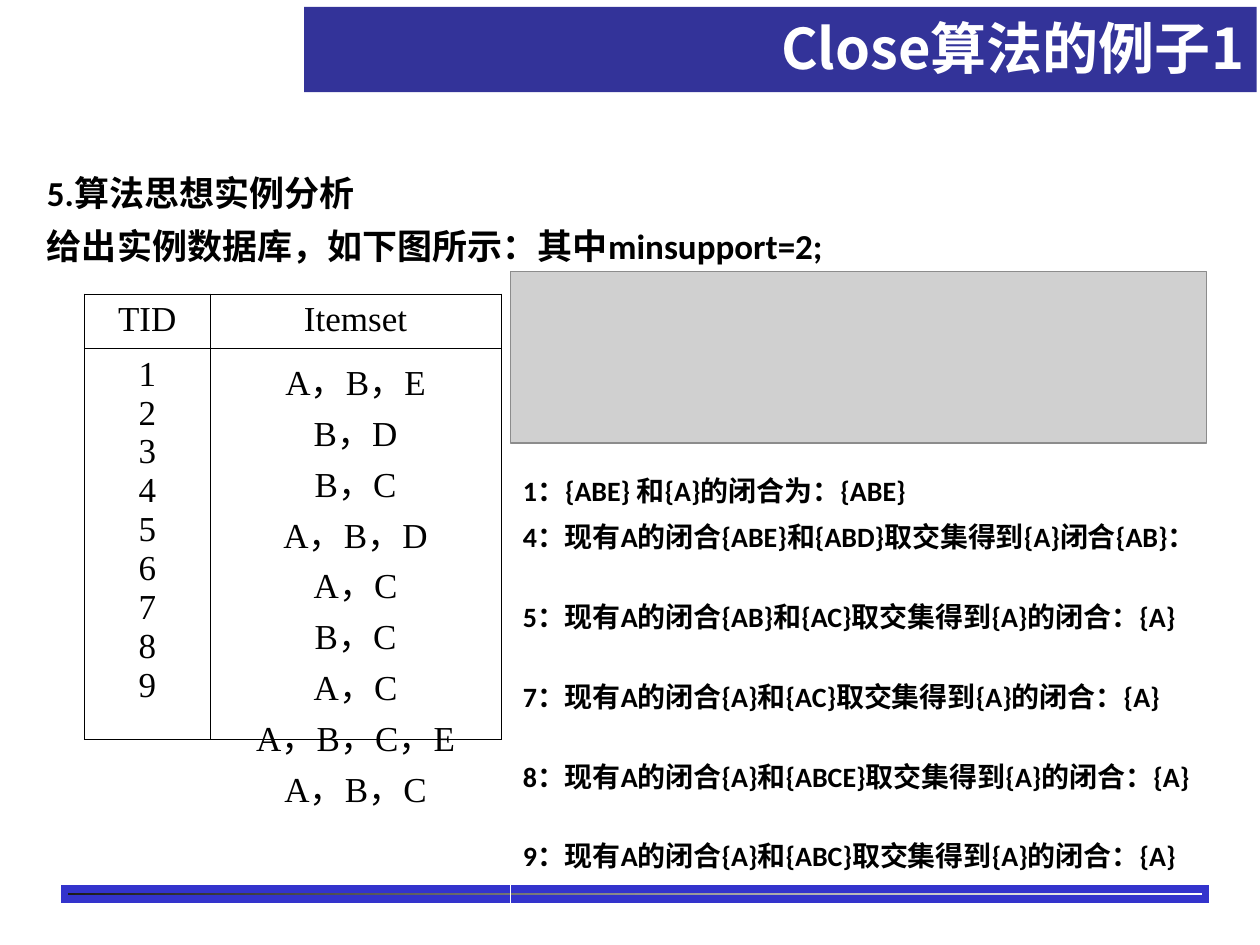
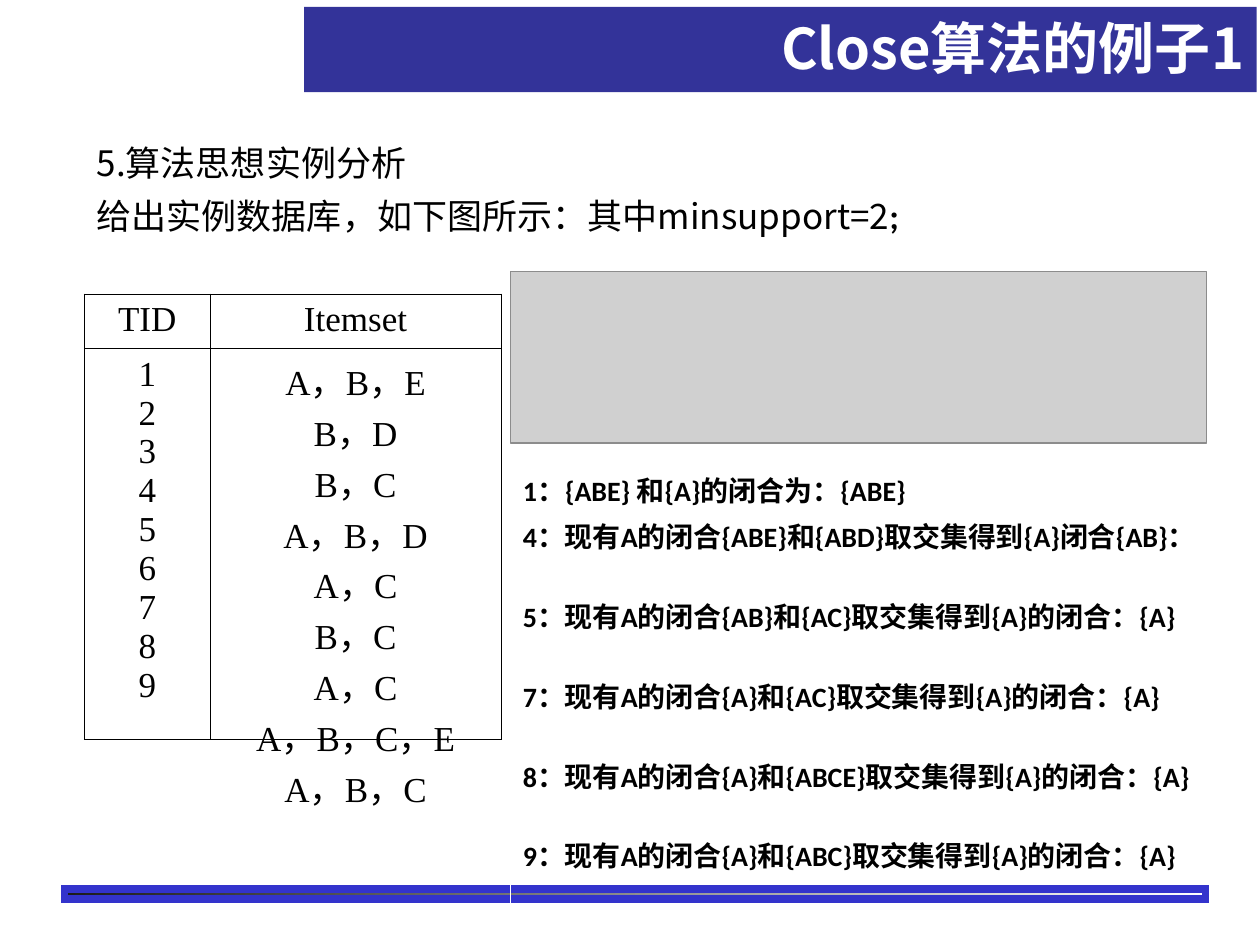
Before and after one commit to shfkuang/shfkuang.github.io, a slide deck: slide 17 of dm/ch3.2.ppt. Drawn at 1260x945 pixels with LibreOffice and Linux fonts; fonts in the diff are those of the drawing; grey boxes stand for pictures; background and template pictures are left out. Boxes give left, top, right and bottom in pixels: in the first picture for what was removed or moved away, otherwise in the second. Text is boxed around its words. In the diff, an @@ line names an element or a change of style, - is before the commit and + after.

```diff
--- a/dm/ch3.2.ppt
+++ b/dm/ch3.2.ppt
@@ text "5.算法思想实例分析": place and size @@
-text "5.算法思想实例分析" at (47, 177, 823, 265)
+text "5.算法思想实例分析" at (97, 146, 899, 237)
@@ text "5.算法思想实例分析" at (97, 146, 899, 237): font Calibri to Noto Sans CJK SC, bold off @@
```
Also in this commit, not shown: 8 other slides changed.
